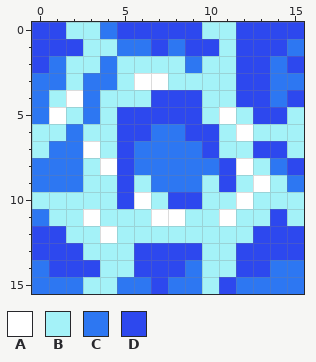
Two states of a pixel-art sprite, run_tree/data/sprites/environment/water.png. That is the earlier state.
The file is 16x16 pixels. Colours within 5 levels of each other are drawn and written as one.
Palette (. is transparent): A #ffffff  B #a4f2f8  C #2d77f2  D #2d48ee
After the commit:
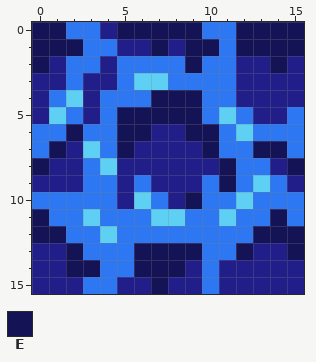
Colours new in this view: E #141355
Change:
Colour A changes from #ffffff to #5ed0f4.
Colour B changes from #a4f2f8 to #2d77f2.
Colour C changes from #2d77f2 to #211e89.
The edit turns colour A into colour B in row 8 at x 12.
The edit turns colour B into colour C in row 14 at x 11.
The edit turns colour D into colour C in row 2 at x 12 to 13 and 15; in row 3 at x 12 to 13; in row 4 at x 12 to 13 and 15; in row 5 at x 13 to 14; in rows 8 to 9 at x 5; in row 10 at x 5 and 8.
The edit turns colour D into colour C in row 13 at x 0 to 1 and 13 to 14; in row 14 at x 1 and 12 to 13; in row 15 at x 11.
The edit turns colour C into colour E in row 1 at x 15; in row 2 at x 9 and 14; in row 6 at x 2; in row 7 at x 1; in row 8 at x 0; in row 11 at x 0.
The edit turns colour D into colour E in row 0 at x 0 to 1, 5 to 9 and 12 to 15; in row 1 at x 0 to 2, 7, 9 to 10 and 12 to 14; in row 2 at x 0; in row 4 at x 7 to 9; in row 5 at x 5 to 9; in row 6 at x 5 to 6 and 9 to 10.
The edit turns colour D into colour E in row 7 at x 5, 10 and 13 to 14; in row 8 at x 11 and 15; in row 9 at x 11; in row 10 at x 9; in row 11 at x 14; in row 12 at x 0 to 1 and 13 to 15.
The edit turns colour D into colour E in row 13 at x 2, 6 to 9, 12 and 15; in row 14 at x 2 to 3 and 6 to 8; in row 15 at x 7.
Boxes around the changes in both pictures, in picture pixels (x1, y1, x2, y2):
changed: (32, 22, 304, 294)
